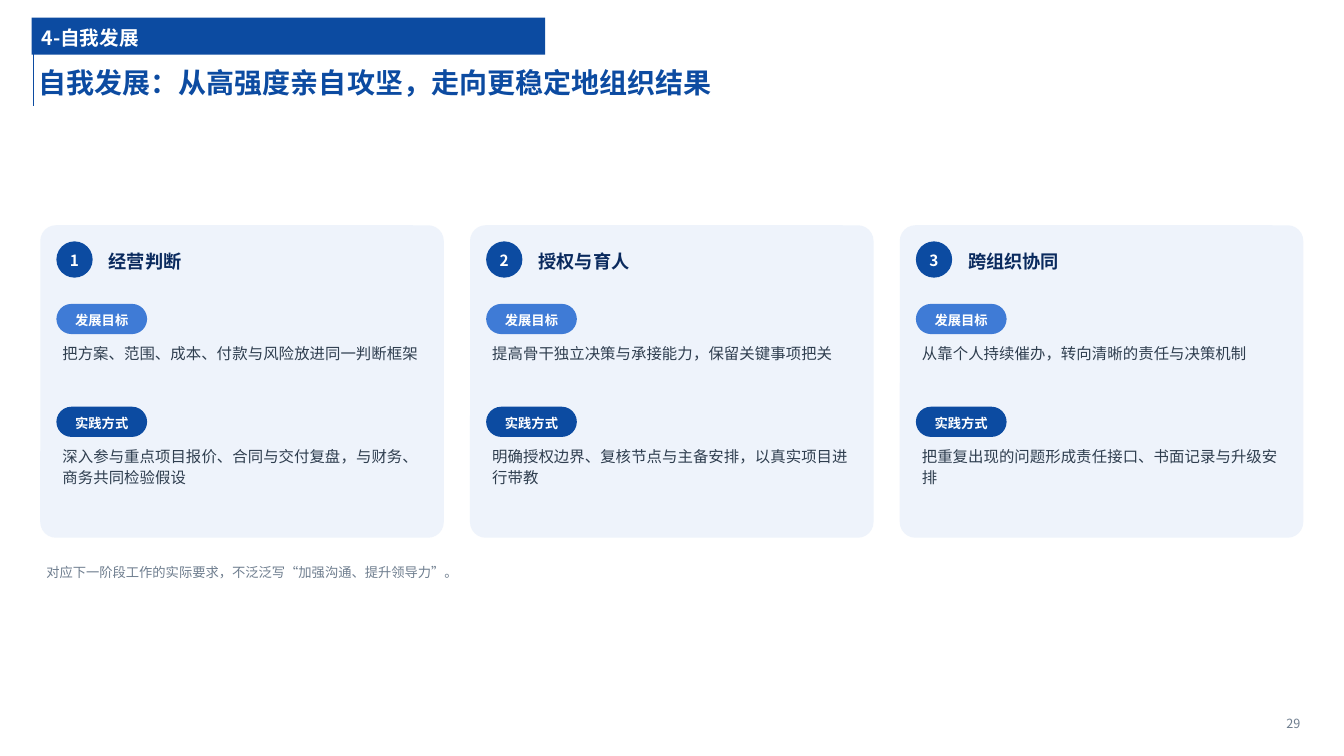
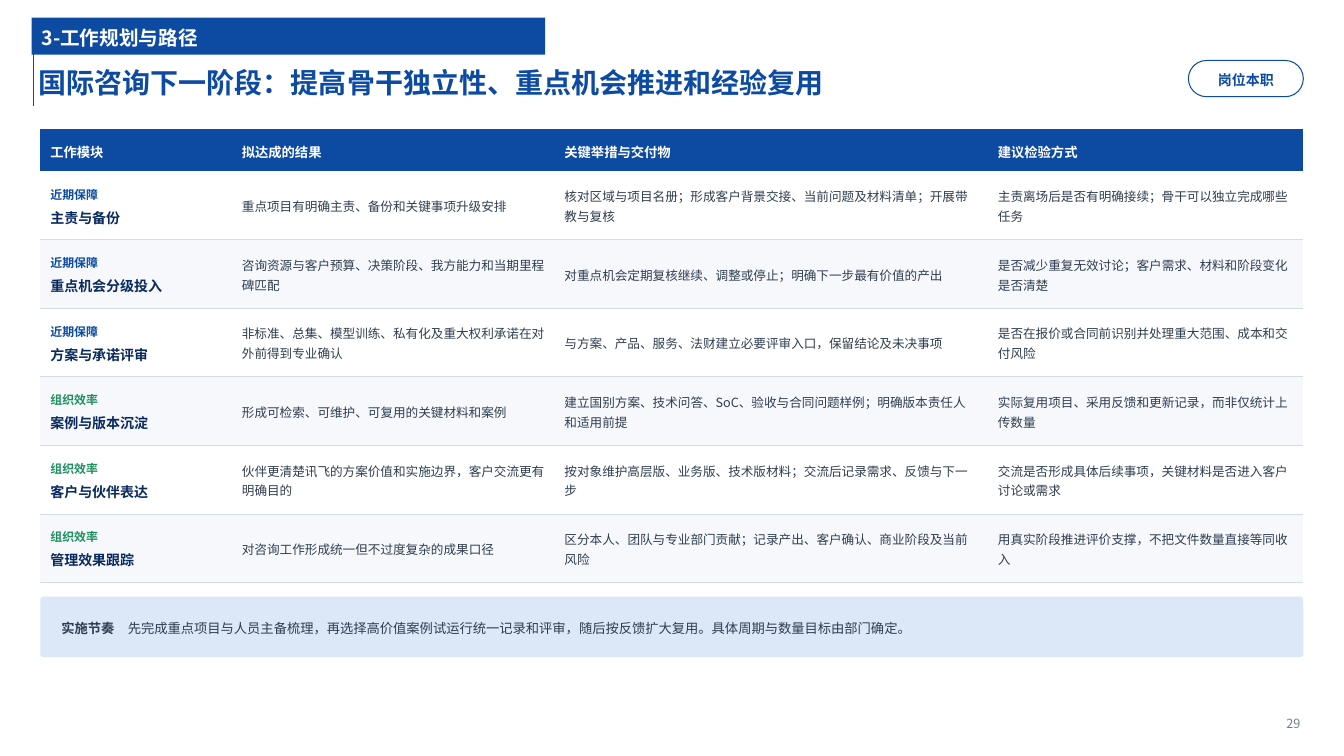
Before and after one commit to chyhcs/wyyh, a slide deck: slide 29 of 干部试用期转正述职-陈昊.pptx. Drawn at 1344x756 pixels with LibreOffice and Linux fonts; fonts in the diff are those of the drawing. Boxes give left, top, right and bottom in pixels: in the first picture for what was removed or moved away, otherwise in the second. Text is boxed around its words. In the diff, an @@ line names an element or a change of style, - is before the commit and + after.

```diff
--- a/干部试用期转正述职-陈昊.pptx
+++ b/干部试用期转正述职-陈昊.pptx
@@ text at (42, 28, 198, 47): text changed @@
-4-自我发展
+3-工作规划与路径
@@ title at (38, 69, 824, 96): text changed @@
-自我发展：从高强度亲自攻坚，走向更稳定地组织结果
+国际咨询下一阶段：提高骨干独立性、重点机会推进和经验复用
@@ rounded rectangle added at (1189, 60, 1304, 97), fill #FFFFFF, outline #0C4BA1 0.75 pt, 10 pt, text #0C4BA1, bold @@
+岗位本职
@@ table added at (40, 129, 1304, 583), 7 rows, 4 columns @@
+工作模块 | 拟达成的结果 | 关键举措与交付物 | 建议检验方式
+近期保障 / 主责与备份 | 重点项目有明确主责、备份和关键事项升级安排 | 核对区域与项目名册；形成客户背景交接、当前问题及材料清单；开展带教与复核 | 主责离场后是否有明确接续；骨干可以独立完成哪些任务
+近期保障 / 重点机会分级投入 | 咨询资源与客户预算、决策阶段、我方能力和当期里程碑匹配 | 对重点机会定期复核继续、调整或停止；明确下一步最有价值的产出 | 是否减少重复无效讨论；客户需求、材料和阶段变化是否清楚
+近期保障 / 方案与承诺评审 | 非标准、总集、模型训练、私有化及重大权利承诺在对外前得到专业确认 | 与方案、产品、服务、法财建立必要评审入口，保留结论及未决事项 | 是否在报价或合同前识别并处理重大范围、成本和交付风险
+组织效率 / 案例与版本沉淀 | 形成可检索、可维护、可复用的关键材料和案例 | 建立国别方案、技术问答、SoC、验收与合同问题样例；明确版本责任人和适用前提 | 实际复用项目、采用反馈和更新记录，而非仅统计上传数量
+组织效率 / 客户与伙伴表达 | 伙伴更清楚讯飞的方案价值和实施边界，客户交流更有明确目的 | 按对象维护高层版、业务版、技术版材料；交流后记录需求、反馈与下一步 | 交流是否形成具体后续事项，关键材料是否进入客户讨论或需求
+组织效率 / 管理效果跟踪 | 对咨询工作形成统一但不过度复杂的成果口径 | 区分本人、团队与专业部门贡献；记录产出、客户确认、商业阶段及当前风险 | 用真实阶段推进评价支撑，不把文件数量直接等同收入
@@ rounded rectangle removed at (40, 225, 444, 537) @@
@@ rounded rectangle removed at (470, 225, 873, 537) @@
@@ rounded rectangle removed at (900, 225, 1304, 537) @@
@@ ellipse removed at (56, 242, 93, 278) @@
-1
@@ text removed at (109, 252, 182, 270) @@
-经营判断
@@ ellipse removed at (486, 242, 522, 278) @@
-2
@@ text removed at (539, 252, 630, 270) @@
-授权与育人
@@ ellipse removed at (917, 242, 953, 278) @@
-3
@@ text removed at (968, 252, 1059, 270) @@
-跨组织协同
@@ rounded rectangle removed at (56, 304, 147, 335) @@
-发展目标
@@ rounded rectangle removed at (486, 304, 577, 335) @@
-发展目标
@@ rounded rectangle removed at (917, 304, 1007, 335) @@
-发展目标
@@ text removed at (62, 346, 417, 361) @@
-把方案、范围、成本、付款与风险放进同一判断框架
@@ text removed at (492, 346, 832, 361) @@
-提高骨干独立决策与承接能力，保留关键事项把关
@@ text removed at (922, 346, 1246, 361) @@
-从靠个人持续催办，转向清晰的责任与决策机制
@@ rounded rectangle removed at (56, 407, 147, 438) @@
-实践方式
@@ rounded rectangle removed at (486, 407, 577, 438) @@
-实践方式
@@ rounded rectangle removed at (917, 407, 1007, 438) @@
-实践方式
@@ text removed at (62, 449, 417, 485) @@
-深入参与重点项目报价、合同与交付复盘，与财务、商务共同检验假设
@@ text removed at (492, 449, 847, 485) @@
-明确授权边界、复核节点与主备安排，以真实项目进行带教
@@ text removed at (922, 449, 1277, 484) @@
-把重复出现的问题形成责任接口、书面记录与升级安排
@@ text removed at (46, 566, 457, 578) @@
-对应下一阶段工作的实际要求，不泛泛写“加强沟通、提升领导力”。
@@ rounded rectangle added at (40, 597, 1304, 657), fill #DCE7F8 @@
@@ text added at (61, 622, 911, 634), 9.5 pt, text #2F3E4F @@
+实施节奏 先完成重点项目与人员主备梳理，再选择高价值案例试运行统一记录和评审，随后按反馈扩大复用。具体周期与数量目标由部门确定。
```
Also in this commit, not shown: 25 other slides changed, 7 slides added, 6 slides removed, 2 other files.
